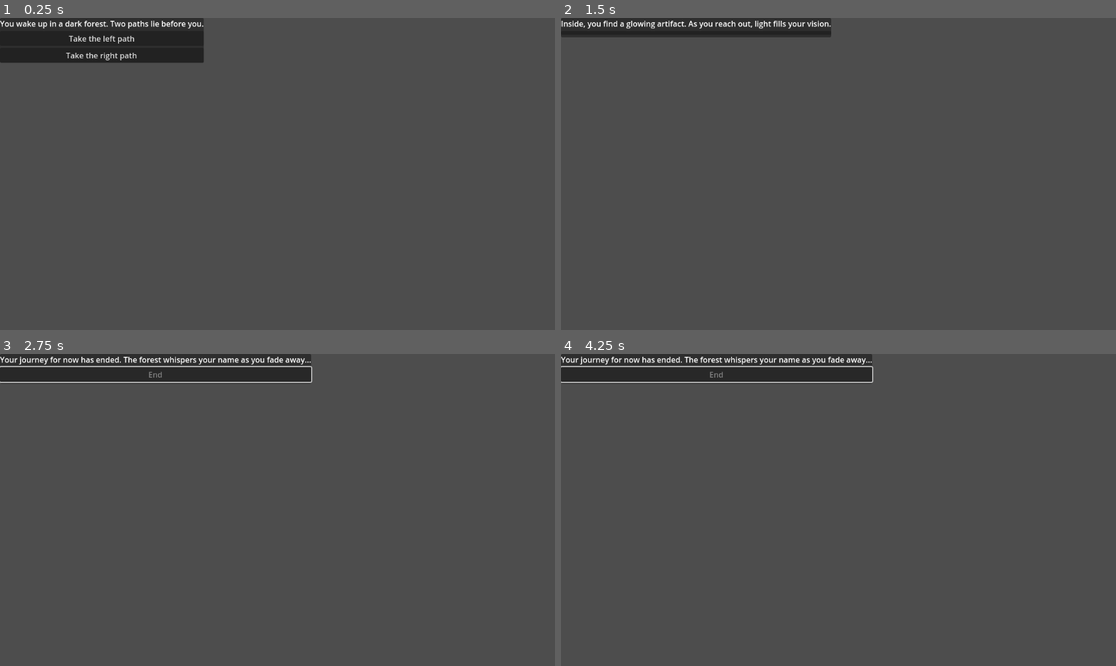
Above: before the commit, frames 1-4 (two rows, left to right).
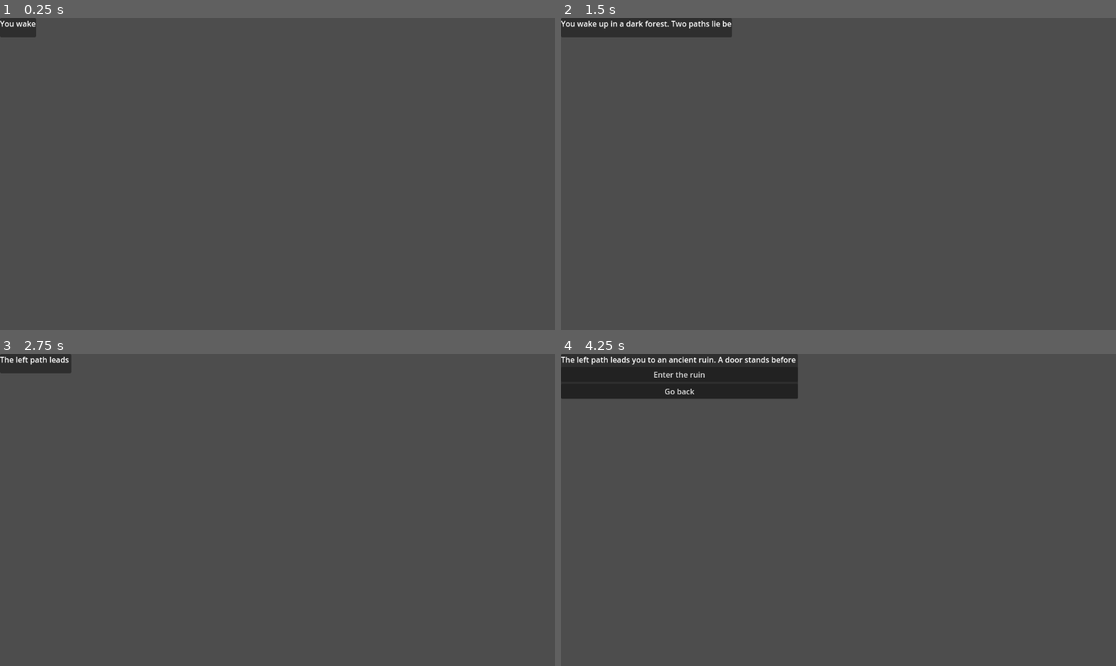
Above: after the commit, the same moments.

Repository: SamiAchnine/clash-cheese-project-adventure
Game: Godot game, scene res://TEST.tscn
Two runs of this game, one before a commit and one after it. Both use one fixed random seed, a clock stepped at 60 frames per second and the inputs below.
Inputs (mouse positions are in pixels of both pictures, inside the frame that each line leads up to):
- Up to frame 1 (0.25 s): no input
- Up to frame 2 (1.5 s): click (660, 39) at 0.5 s, where only the run before the commit has a clickable "Take the left path"; click (688, 39) at 1.25 s, where only the run before the commit has a clickable "Enter the ruin"
- Up to frame 3 (2.75 s): click (133, 369) at 2.02 s
- Up to frame 4 (4.25 s): no input

The runs differ from the first frame. In frame 1, 4.6% of the frame differs, in the area x 0-37%, y 0-15%; in frame 2, 1.4%; in frame 3, 4.6%; in frame 4, 4.2%.

Commit message:
fixed button with no label; added typewriter effect

Diff:
--- a/text_box.gd
+++ b/text_box.gd
@@ -31,55 +31,75 @@
 			},
 		"inside_ruin": {
 		"text": "Inside, you find a glowing artifact. As you reach out, light fills your vision.",
-		"next": "end"
+		"choices":[{"text": "Okay", "next": "end"}]
 		},
 		"river_drink": {
 		"text": "The water is cool and refreshing. You feel renewed.",
-		"next": "end"
+		"choices":[{"text": "Okay", "next": "end"}]
 		},
 		"cross_river": {
 			"text": "You cross safely and see a village in the distance. Maybe you’ll find help there.",
-			"next": "end"
+			"choices":[{"text": "Okay", "next": "end"}]
 			},
 		"end": {
 		"text": "Your journey for now has ended. The forest whispers your name as you fade away..."
 		}
 }
 
-# current story node id
 var current_node_id = "start"
+var typing = false   # prevents overlapping input while typing
+var typing_speed = 0.03  # seconds per character (adjust to taste)
 
 func _ready():
 	next_button.pressed.connect(_on_next_pressed)
 	display_node(current_node_id)
 
-# Displays a story node
 func display_node(node_id: String):
 	current_node_id = node_id
 	var node_data = story[node_id]
-	text_label.text = node_data["text"]
-
-# Clear old buttons
+# Clear UI
 	for child in choices_container.get_children():
 		child.queue_free()
-# Handle branching
+
+	next_button.visible = false
+	text_label.text = ""
+
+# Start typewriter animation
+	type_text(node_data["text"])
+# Setup choices or next
 	if "choices" in node_data:
-		next_button.visible = false
+		await get_tree().create_timer(len(node_data["text"]) * typing_speed).timeout
 		for choice in node_data["choices"]:
 			var btn = Button.new()
 			btn.text = choice["text"]
 			btn.pressed.connect(func(): on_choice_selected(choice["next"]))
 			choices_container.add_child(btn)
 	else:
-			# No choices = just press "Next" to continue or end
-			next_button.visible = true
-			if "next" in node_data:
-				next_button.disabled = false
-			else:
-				next_button.disabled = true  # End of story
-				next_button.text = "End"
+		next_button.visible = true
+		if "next" in node_data:
+			next_button.disabled = false
+		else:
+			next_button.text = "End"
+			next_button.disabled = true
+
+# TYPEWRITER EFFECT
+func type_text(full_text: String) -> void:
+	typing = true
+	text_label.text = ""
+	for i in range(full_text.length()):
+		text_label.text = full_text.substr(0, i + 1)
+		await get_tree().create_timer(typing_speed).timeout
+		if not typing:
+			break
+
+	text_label.text = full_text
+	typing = false
 
 func _on_next_pressed():
+	# Skip if typing
+	if typing:
+		typing = false
+		return
 	var node_data = story[current_node_id]
 	if "next" in node_data:
 		display_node(node_data["next"])
